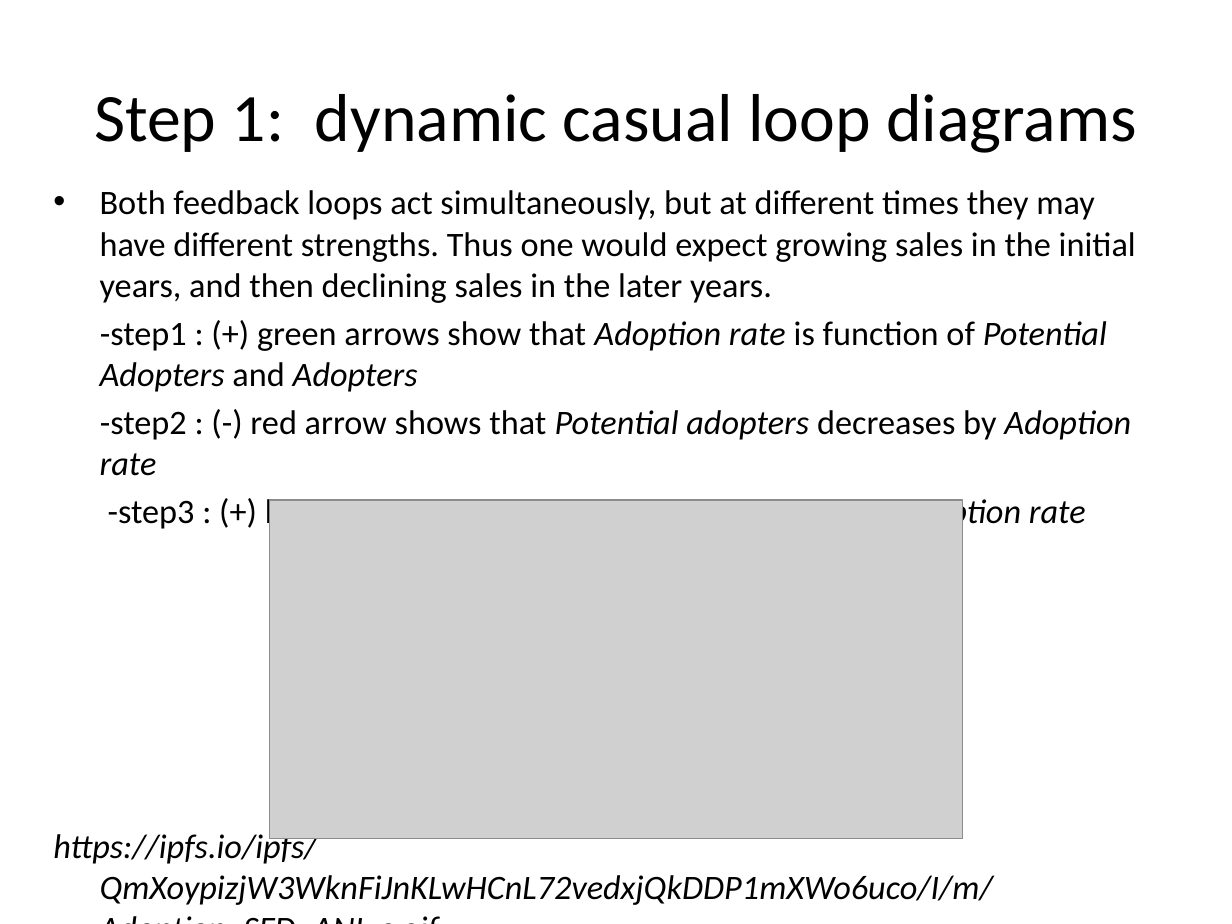
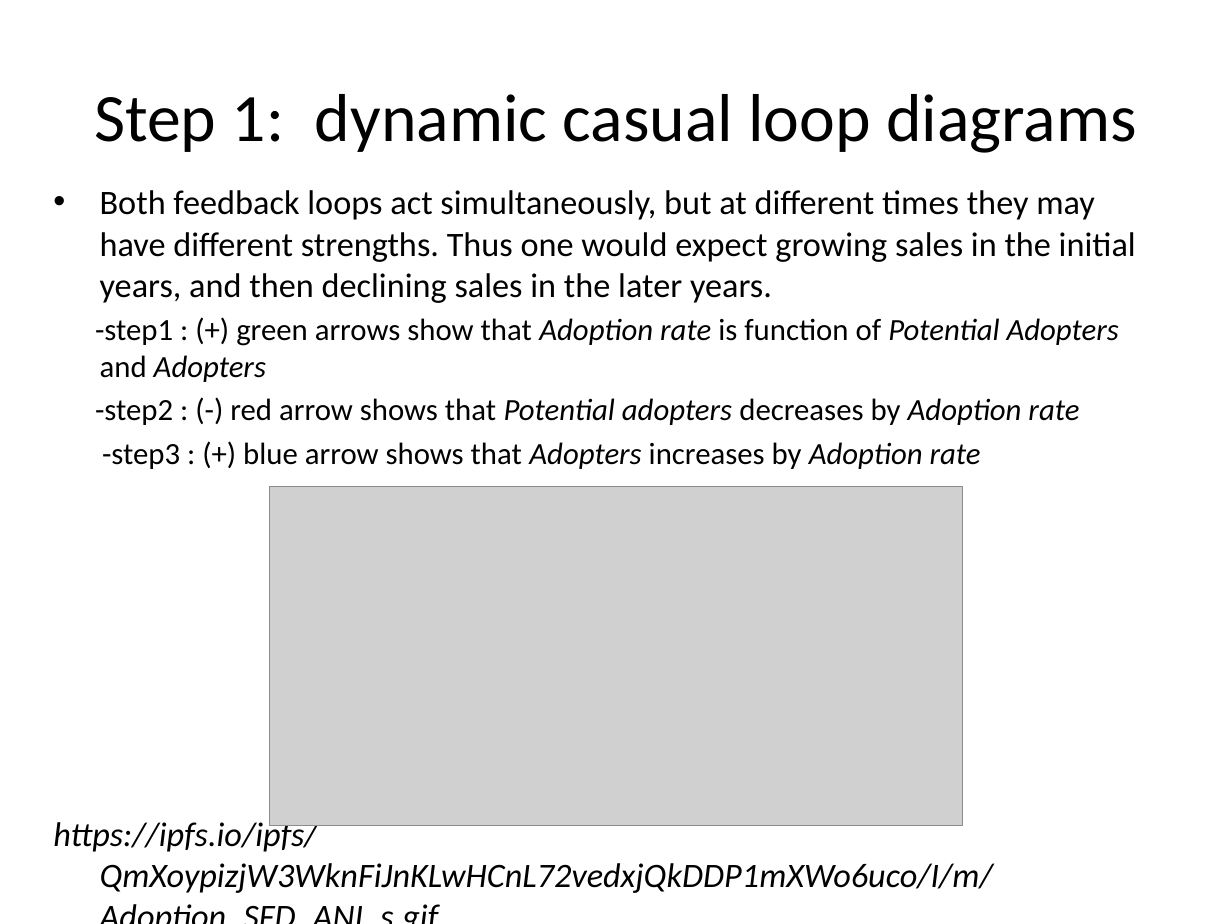
Before and after one commit to maksim2042/EMSE-6740, a slide deck: slide 7 of week_2_system_dynamics_crashcourse.pptx. Drawn at 1232x924 pixels with LibreOffice and Linux fonts; fonts in the diff are those of the drawing; grey boxes stand for pictures. Boxes give left, top, right and bottom in pixels: in the first picture for what was removed or moved away, otherwise in the second. Text is boxed around its words. In the diff, an @@ line names an element or a change of style, - is before the commit and + after.

```diff
--- a/week_2_system_dynamics_crashcourse.pptx
+++ b/week_2_system_dynamics_crashcourse.pptx
@@ text at box(95, 318, 1119, 469): size 20 to 18 pt in "-step1 : (+) green arrows show that ...", "-step2 : (-) red arrow shows that ...", "-step3 : (+) blue arrow shows that ..." @@
@@ picture: place and size @@
-picture at box(270, 500, 962, 839)
+picture at box(270, 487, 962, 825)
```
Also in this commit, not shown: 1 other file.
